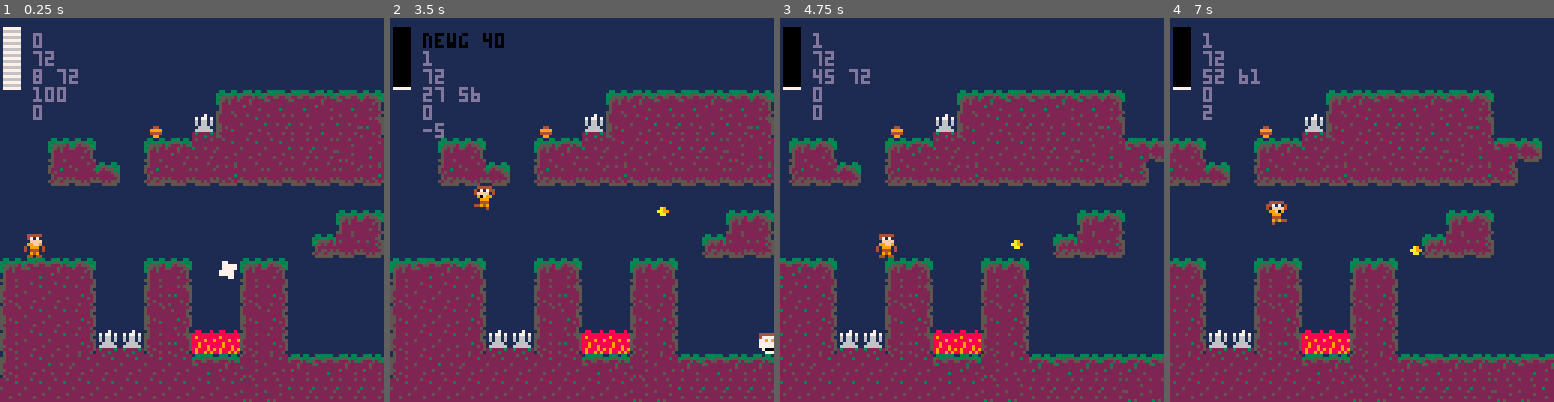
Above: before the commit, frames 1-4 (left to right).
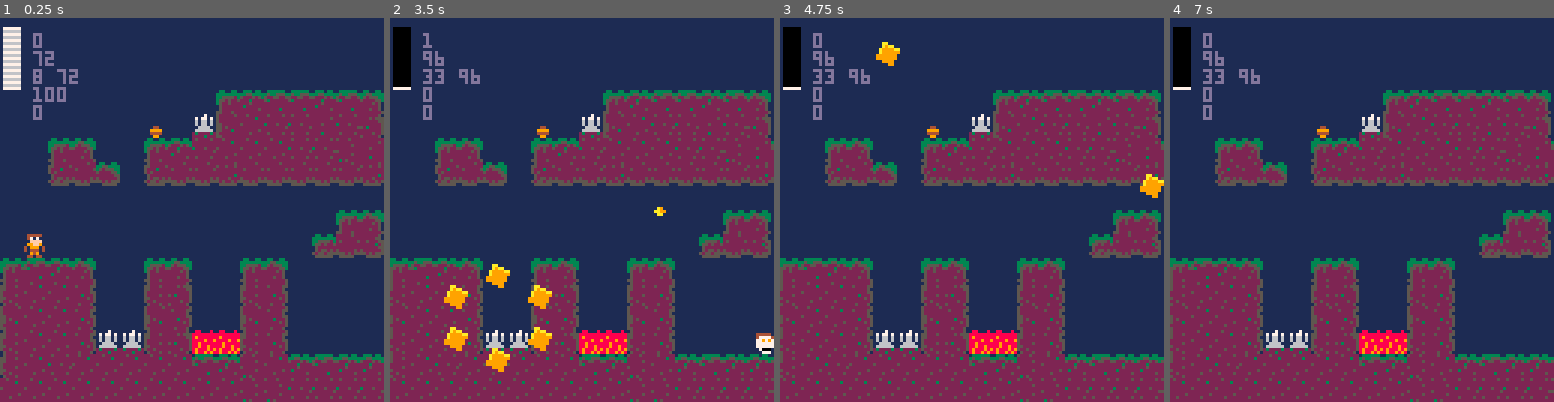
Above: after the commit, the same moments.

Repository: RicoP/picowiese
Game: PICO-8 cartridge mmm.p8
Two runs of this game, one before a commit and one after it. Both use one fixed random seed, a clock stepped at 60 frames per second and the inputs below.
Inputs:
- Up to frame 1 (0.25 s): no input
- Up to frame 2 (3.5 s): tap X (X key) at 0.33, 1.07, 1.85, 2.97 s; tap O (Z key) at 0.7, 1.7, 2.1, 2.5, 2.9, 3.3 s; hold Right 1.6-2.1 s; hold Up 2.15-2.42 s; hold Right 2.47-3.03 s; hold Left from 3.08 s (still down)
- Up to frame 3 (4.75 s): release Left at 3.58 s; hold Down 3.63-3.97 s; tap O (Z key) at 3.7, 4.1, 4.5 s; hold Right 4.02-4.68 s; tap X (X key) at 4.08 s; hold Up from 4.73 s (still down)
- Up to frame 4 (7 s): tap O (Z key) every 0.4 s from 4.9 to 6.9 s; release Up at 5.03 s; hold Left 5.08-5.68 s; tap X (X key) at 5.2, 6.32 s; hold Down 5.73-6.03 s; hold Right 6.08-6.58 s; hold Right from 6.63 s (still down)

The runs differ from the first frame. In frame 1, 0.1% of the frame differs, in the area x 57-62%, y 63-68%; in frame 2, 15%; in frame 3, 29%; in frame 4, 34%, in the area x 0-100%, y 3-100%.

Commit message:
kill explosion

Diff:
--- a/mmm.p8
+++ b/mmm.p8
@@ -101,14 +101,6 @@
     e.health = enemy_health
 				add(enemies,e)
    end
-   if t == entity_explosion1 then
-    mset(x,y,0)
-    local e = {}
-    e.x,e.y = x*8,y*8
-    e.velx,e.vely=2,2
-    e.tile = t
-    add(entities,e)
-   end
   end
  end
 end
@@ -125,15 +117,6 @@
  physics_update()
 
  hero_movement()
-
- --shootng
- if btnd(❎) then
-  local melon = {x=p.x, y=p.y}
-  melon.direction = p.direction
-  melon.player = true
-  add(melons, melon)
-  sfx(0)
- end
 
  --melon logic
  for m in all(melons) do
@@ -261,10 +244,18 @@
 end
 
 function kill_hero()
- for i=0,8 do
+ p.health = 0
+
+ for i=1,6 do
 		local e = {}
 		e.x,e.y = p.x,p.y
-		e.velx,e.vely=(i%3)-1,((i+1)%3)-1
+		if i==1 then e.velx,e.vely=2,1 end
+		if i==2 then e.velx,e.vely=2,-1 end
+		if i==3 then e.velx,e.vely=0,2 end
+		if i==4 then e.velx,e.vely=0,-2 end
+		if i==5 then e.velx,e.vely=-2,1 end
+		if i==6 then e.velx,e.vely=-2,-1 end
+
 		e.tile = entity_explosion1
 		add(entities,e)
  end
@@ -354,7 +345,7 @@
 function check_hero_touch(x,y)
  local t = mget(x/8,y/8)
  if p.iframes == 0 and fget(t, flag_instadeath) then
-  p.health = 0
+  kill_hero()
  end
  if p.iframes == 0 and fget(t, flag_hurt) then
   hurt_hero(20)
@@ -362,6 +353,7 @@
 end
 
 function hero_movement()
+ if p.health == 0 then return end
  --walking
  if btn(⬅️) and p.stuned == 0 then
   p.state = p_state_run
@@ -393,6 +385,16 @@
   check_hero_touch(p.x,p.y)
   check_hero_touch(p.x+7,p.y)
  end
+
+ --shootng
+ if btnd(❎) then
+  local melon = {x=p.x, y=p.y}
+  melon.direction = p.direction
+  melon.player = true
+  add(melons, melon)
+  sfx(0)
+ end
+
 end
 
 function physics_update()
@@ -446,6 +448,7 @@
 -->8
 -- draw functions
 function hero_draw()
+ if p.health == 0 then return end
  if p.iframes > 0 and (g_frame % 2) == 0 then
   return
  end
@@ -513,14 +516,14 @@
 ee9999ee4e444eeeee444eeeeee49eeeeee94eee5522232222222252222225222222252500000000000000000000000000000000000000000000000000000000
 ee4444eeee949eeeee94944ee4994eeeee4994ee5222222222252222222222222222222500000000000000000000000000000000000000000000000000000000
 eee99eeee44e44eeee4eeeeee44e44eeee44e44e5522222222222222232522222252225000000000000000000000000000000000000000000000000000000000
-eeeeeeee00007000e44444eeeeee77eeeeeeeeee0522222225222252222222222222225000000000000000000000000000000000000000000000000000000000
-eeeeeeee07077070e47878eeee7777eeeeee77ee5522252222222222222222522225255500000000000000000000000000000000000000000000000000000000
-eeea9eee06066060eeff0fee7777777ee77777ee5522222222222222222222222222225500000000000000000000000000000000000000000000000000000000
-eeaa99ee06066060e99f09ee7777777ee77777ee5222222232225222222522222222222500000000000000000000000000000000000000000000000000000000
-eeeaaeee006666004e999e4ee7777777ee77777e5222252222222225222222225232222500000000000000000000000000000000000000000000000000000000
-eeeeeeee066666604e444e4ee7777777ee77777e5522222222222222222222222222222500000000000000000000000000000000000000000000000000000000
-eeeeeeee23222232ee949eeeee7777eeee77eeee5225222225222252222322222222522500000000000000000000000000000000000000000000000000000000
-eeeeeeee22223222e44e44eeee77eeeeeeeeeeee0522252222222222222222225222225000000000000000000000000000000000000000000000000000000000
+eeeeeeee00007000e44444eeeeeeaaeeeeeeeeee0522222225222252222222222222225000000000000000000000000000000000000000000000000000000000
+eeeeeeee07077070e47878eeeeaa9aeeeeeeaaee5522252222222222222222522225255500000000000000000000000000000000000000000000000000000000
+eeea9eee06066060eeff0feeaa9999aeeaaa9aee5522222222222222222222222222225500000000000000000000000000000000000000000000000000000000
+eeaa99ee06066060e99f09ee999999aee9999aee5222222232225222222522222222222500000000000000000000000000000000000000000000000000000000
+eeeaaeee006666004e999e4ee9999999ee99999e5222252222222225222222225232222500000000000000000000000000000000000000000000000000000000
+eeeeeeee066666604e444e4ee9999999ee99999e5522222222222222222222222222222500000000000000000000000000000000000000000000000000000000
+eeeeeeee23222232ee949eeeee9999eeee99eeee5225222225222252222322222222522500000000000000000000000000000000000000000000000000000000
+eeeeeeee22223222e44e44eeee99eeeeeeeeeeee0522252222222222222222225222225000000000000000000000000000000000000000000000000000000000
 00000000088000800000000000000000000000000522222222222252222225222222225000000000000000000000000000000000000000000000000000000000
 00000000888888880000000000000000000000005522222552252252222222222222255000000000000000000000000000000000000000000000000000000000
 00000000898888880000000000000000000000005222322222222222252222252252225500000000000000000000000000000000000000000000000000000000
@@ -549,7 +552,7 @@
 00000508000005062616161626261727070c0000000000000000000000000000000000000000000000000000000000000000000000000000000000000000000000000000000000000000000000000000000000000000000000000000000000000000000000000000000000000000000000000000000000000000000000000000
 000035370c003537373637373737373638000000000000000000000000000000000000000000000000000000000000000000000000000000000000000000000000000000000000000000000000000000000000000000000000000000000000000000000000000000000000000000000000000000000000000000000000000000
 0000000000000000000000000000000000000000000000000000000000000000000000000000000000000000000000000000000000000000000000000000000000000000000000000000000000000000000000000000000000000000000000000000000000000000000000000000000000000000000000000000000000000000
-0000000000000023000000000000050800000000000000000000000000000000000000000000000000000000000000000000000000000000000000000000000000000000000000000000000000000000000000000000000000000000000000000000000000000000000000000000000000000000000000000000000000000000
+0000000000000000000000000000050800000000000000000000000000000000000000000000000000000000000000000000000000000000000000000000000000000000000000000000000000000000000000000000000000000000000000000000000000000000000000000000000000000000000000000000000000000000
 0001000000000000000000000009373800000000000000000000000000000000000000000000000000000000000000000000000000000000000000000000000000000000000000000000000000000000000000000000000000000000000000000000000000000000000000000000000000000000000000000000000000000000
 0507060800000508000005080000000000000000000000000000000000000000000000000000000000000000000000000000000000000000000000000000000000000000000000000000000000000000000000000000000000000000000000000000000000000000000000000000000000000000000000000000000000000000
 2516161800002528000025180000000000000000000000000000000000000000000000000000000000000000000000000000000000000000000000000000000000000000000000000000000000000000000000000000000000000000000000000000000000000000000000000000000000000000000000000000000000000000
